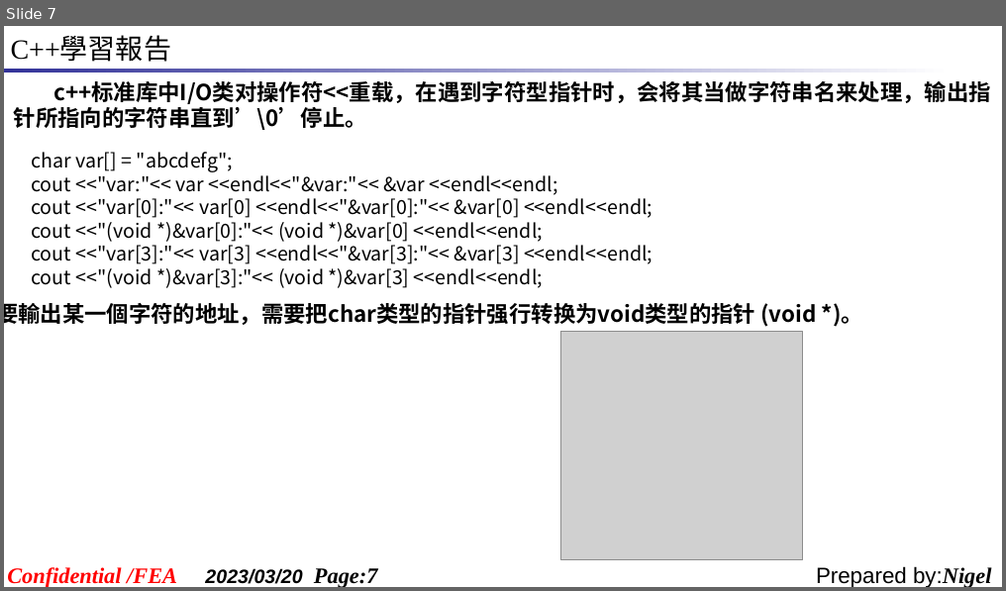
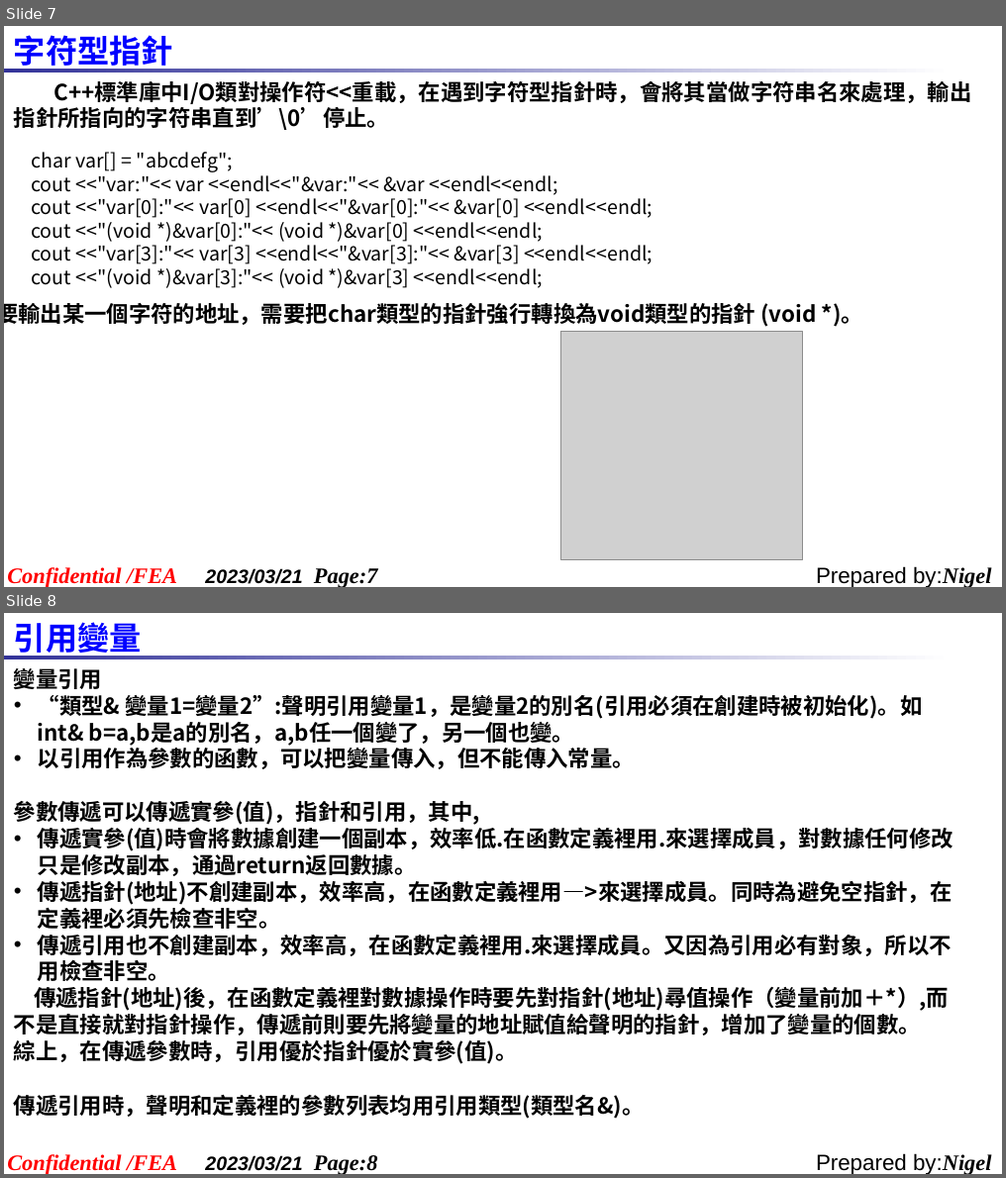
Before and after one commit to Shadow-ei/TEMP, a slide deck: 报告/C++學習報告_20230320.ppt. Shown one above the other, each under a label of ours: slide 7 before the commit, slides 7 and 8 after it. The pictures are 1006x591 and 1006x1178 pixels, drawn with LibreOffice and Linux fonts; fonts in the diff are those of the drawing; grey boxes stand for pictures; background and template pictures are left out. Boxes give left, top, right and bottom in pixels: in the first picture for what was removed or moved away, otherwise in the second. Text is boxed around its words. In the diff, an @@ line names an element or a change of style, - is before the commit and + after.

```diff
--- a/报告/C++學習報告_20230320.ppt
+++ b/报告/C++學習報告_20230320.ppt
@@ slide 8 added at (x1=4, y1=613, x2=1002, y2=1174), background #FFFFFF; not listed: 4 template elements that a slide beside it also shows @@
@@ text added at (x1=14, y1=617, x2=142, y2=659), 23 pt, text #0000FF, bold @@
+引用變量
@@ text added at (x1=14, y1=668, x2=953, y2=1064), 16 pt, text #000000, bold @@
+變量引用
+• “類型& 變量1=變量2”:聲明引用變量1，是變量2的別名(引用必須在創建時被初始化)。如int& b=a,b是a的別名，a,b任一個變了，另一個也變。
+• 以引用作為參數的函數，可以把變量傳入，但不能傳入常量。
+參數傳遞可以傳遞實參(值)，指針和引用，其中,
+• 傳遞實參(值)時會將數據創建一個副本，效率低.在函數定義裡用.來選擇成員，對數據任何修改只是修改副本，通過return返回數據。
+• 傳遞指針(地址)不創建副本，效率高，在函數定義裡用—>來選擇成員。同時為避免空指針，在定義裡必須先檢查非空。
+• 傳遞引用也不創建副本，效率高，在函數定義裡用.來選擇成員。又因為引用必有對象，所以不用檢查非空。
+傳遞指針(地址)後，在函數定義裡對數據操作時要先對指針(地址)尋值操作（變量前加＋*）,而
+不是直接就對指針操作，傳遞前則要先將變量的地址賦值給聲明的指針，增加了變量的個數。
+綜上，在傳遞參數時，引用優於指針優於實參(值)。
@@ text added at (x1=14, y1=1095, x2=645, y2=1119), 16 pt, text #000000, bold @@
+傳遞引用時，聲明和定義裡的參數列表均用引用類型(類型名&)。
@@ slide 7 changed as well @@
@@ text removed at (x1=11, y1=37, x2=171, y2=62) @@
-C++學習報告
@@ text added at (x1=14, y1=35, x2=173, y2=72), 23 pt, text #0000FF, bold @@
+字符型指針
@@ text at (x1=14, y1=81, x2=971, y2=130): text changed @@
-c++标准库中I/O类对操作符<<重载，在遇到字符型指针时，会将其当做字符串名来处理，输出指针所指向的字符串直到’\0’停止。
+C++標準庫中I/O類對操作符<<重載，在遇到字符型指針時，會將其當做字符串名來處理，輸出指針所指向的字符串直到’\0’停止。
@@ text at (x1=4, y1=303, x2=863, y2=327): text changed @@
-要輸出某一個字符的地址，需要把char类型的指针强行转换为void类型的指针 (void *)。
+要輸出某一個字符的地址，需要把char類型的指針強行轉換為void類型的指針 (void *)。
@@ text at (x1=205, y1=569, x2=377, y2=587): text changed @@
-2023/03/20 Page:7
+2023/03/21 Page:7
```
Also in this commit, not shown: 7 other slides changed, 9 other slides added, 3 slides removed.
